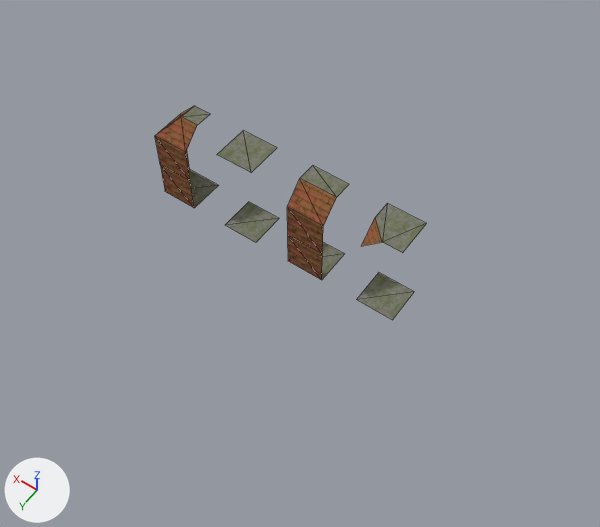
Before and after pictures for a commit that changed the glTF model Assets/tileset.glb.
The view is the same before and after, from a camera (50 mm lens) standing at (-7.1, 10.63, 16.1) and looking at (-0.09, 0.82, 0.68). Every picture has the same lights, and +X, +Y and +Z are marked at lower left. Mesh edges are drawn as thin lines.

The older version as bpy lines, for what is in view:
```python
me_plane = bpy.data.meshes.new('Plane')
me_plane.from_pydata(...)  # 12 vertices, 10 faces; spans x -0.5..0.5, y -0.5..0.5, z 0.0..2.5
me_plane.materials.append(mat_material_001)
me_plane_002 = bpy.data.meshes.new('Plane.002')
me_plane_002.from_pydata(...)  # 8 vertices, 4 faces; spans x -0.5..0.5, y -0.5..0.5, z 0.0..2.5
me_plane_002.materials.append(mat_material_001)
me_plane_004 = bpy.data.meshes.new('Plane.004')
me_plane_004.from_pydata(...)  # 10 vertices, 6 faces; spans x -0.5..0.5, y -0.5..0.5, z 0.0..2.5
me_plane_004.materials.append(mat_material_001)
ob_corner_out_col = bpy.data.objects.new('corner-out-col', me_plane_004)
ob_corner_out_col.location = (-2.0, 0.0, 0.0)
ob_floor_col = bpy.data.objects.new('floor-col', me_plane_002)
ob_floor_col.location = (2.0, 0.0, 0.0)
ob_wall_col = bpy.data.objects.new('wall-col', me_plane)
ob_wall_col.location = (0.0, 0.0, 0.0)
# also in view: 'corner-in-col' at (4.0, 0.0, 1.25)
```
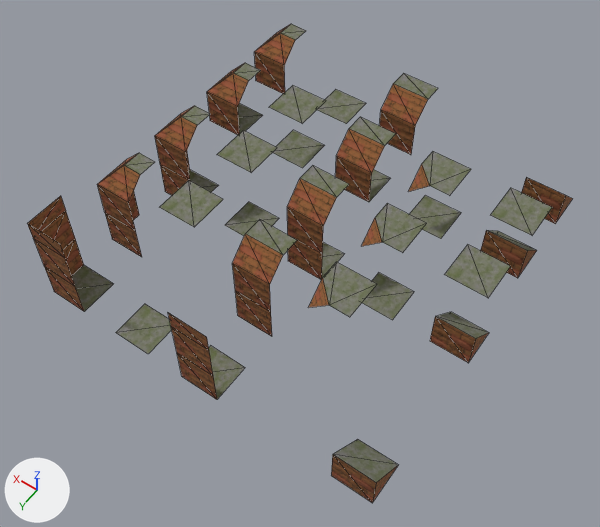
What differs and where, as boxes (x1, y1, x2, y2) in the pictures (600 x 527 px):
'corner-in-no-ceiling-col', added: after (27, 196, 113, 312)
'wall-no-floor-col', added: after (232, 219, 297, 337)
'ramp-col', added: after (430, 245, 510, 363)
'wall-elevated-col', added: after (335, 117, 395, 202)
'wall-no-ceiling-col', added: after (168, 313, 245, 400)
'ramp-elevated-col', added: after (480, 188, 552, 278)
'corner-in-no-floor-col', added: after (97, 153, 155, 257)
'corner-out-elevated-col', added: after (408, 151, 471, 239)
'wall-elevated-no-floor-col', added: after (379, 73, 438, 155)
'ramp-no-ceiling-col', added: after (331, 439, 398, 503)
'corner-in-elevated-col', added: after (207, 63, 262, 135)
'floor-elevated-col', added: after (269, 86, 325, 168)
'corner-out-no-floor-col', added: after (308, 262, 377, 317)
'corner-in-elevated-no-floor-col', added: after (254, 24, 306, 94)
'ceiling-no-floor-col', added: after (159, 180, 223, 227)
'floor-no-ceiling-col', added: after (116, 304, 172, 354)
'ramp-elevated-no-ceiling-col', added: after (521, 177, 572, 224)
'floor-no-ceiling-elevated-col', added: after (317, 90, 366, 124)

What changed in the scene script:
```text
Add mat_material_002:
    mat_material_002 = bpy.data.materials.new('Material.002')
    # uses the picture img_atlas
    # uses the picture img_atlas_n
Add ob_corner_in_elevated_no_floor_col:
    ob_corner_in_elevated_no_floor_col = bpy.data.objects.new('corner-in-elevated-no-floor-col', me_plane_029)  # 10 vertices, 10 faces; spans x -0.5..0.5, y -0.5..0.5, z 1.0..2.5
    ob_corner_in_elevated_no_floor_col.location = (4.0, -4.0, 0.0)
Add ob_corner_in_elevated_col:
    ob_corner_in_elevated_col = bpy.data.objects.new('corner-in-elevated-col', me_plane_028)  # 11 vertices, 12 faces; spans x -0.5..0.5, y -0.5..0.5, z 1.0..2.5
    ob_corner_in_elevated_col.location = (4.0, -2.0, 0.0)
Add ob_corner_in_no_ceiling_col:
    ob_corner_in_no_ceiling_col = bpy.data.objects.new('corner-in-no-ceiling-col', me_plane_027)  # 13 vertices, 14 faces; spans x -0.5..0.5, y -0.5..0.5, z 0.0..2.5
    ob_corner_in_no_ceiling_col.location = (4.0, 4.0, 0.0)
Add ob_corner_in_no_floor_col:
    ob_corner_in_no_floor_col = bpy.data.objects.new('corner-in-no-floor-col', me_plane_026)  # 13 vertices, 14 faces; spans x -0.5..0.5, y -0.5..0.5, z 0.0..2.5
    ob_corner_in_no_floor_col.location = (4.0, 2.0, 0.0)
Add ob_ramp_elevated_no_ceiling_col:
    ob_ramp_elevated_no_ceiling_col = bpy.data.objects.new('ramp-elevated-no-ceiling-col', me_plane_025)  # 6 vertices, 6 faces; spans x -0.5..0.5, y -0.5..0.5, z 1.0..2.0
    ob_ramp_elevated_no_ceiling_col.location = (-4.0, -4.0, 0.0)
Add ob_ramp_elevated_col:
    ob_ramp_elevated_col = bpy.data.objects.new('ramp-elevated-col', me_plane_024)  # 10 vertices, 8 faces; spans x -0.5..0.5, y -0.5..0.5, z 1.0..2.5
    ob_ramp_elevated_col.location = (-4.0, -2.0, 0.0)
Add ob_ramp_no_ceiling_col:
    ob_ramp_no_ceiling_col = bpy.data.objects.new('ramp-no-ceiling-col', me_plane_023)  # 6 vertices, 6 faces; spans x -0.5..0.5, y -0.5..0.5, z 0.0..1.0
    ob_ramp_no_ceiling_col.location = (-4.0, 4.0, 0.0)
Add ob_corner_out_elevated_col:
    ob_corner_out_elevated_col = bpy.data.objects.new('corner-out-elevated-col', me_plane_019)  # 10 vertices, 6 faces; spans x -0.5..0.5, y -0.5..0.5, z 1.0..2.5
    ob_corner_out_elevated_col.location = (-2.0, -2.0, 0.0)
Add ob_corner_out_no_floor_col:
    ob_corner_out_no_floor_col = bpy.data.objects.new('corner-out-no-floor-col', me_plane_017)  # 6 vertices, 4 faces; spans x -0.5..0.5, y -0.5..0.5, z 2.0..2.5
    ob_corner_out_no_floor_col.location = (-2.0, 2.0, 0.0)
Add ob_wall_elevated_no_floor_col:
    ob_wall_elevated_no_floor_col = bpy.data.objects.new('wall-elevated-no-floor-col', me_plane_016)  # 8 vertices, 6 faces; spans x -0.5..0.5, y -0.5..0.5, z 1.0..2.5
    ob_wall_elevated_no_floor_col.location = (0.0, -4.0, 0.0)
Add ob_wall_elevated_col:
    ob_wall_elevated_col = bpy.data.objects.new('wall-elevated-col', me_plane_015)  # 10 vertices, 8 faces; spans x -0.5..0.5, y -0.5..0.5, z 1.0..2.5
    ob_wall_elevated_col.location = (0.0, -2.0, 0.0)
Add ob_wall_no_ceiling_col:
    ob_wall_no_ceiling_col = bpy.data.objects.new('wall-no-ceiling-col', me_plane_014)  # 10 vertices, 8 faces; spans x -0.5..0.5, y -0.5..0.5, z 0.0..2.5
    ob_wall_no_ceiling_col.location = (0.0, 4.0, 0.0)
Add ob_wall_no_floor_col:
    ob_wall_no_floor_col = bpy.data.objects.new('wall-no-floor-col', me_plane_013)  # 10 vertices, 8 faces; spans x -0.5..0.5, y -0.5..0.5, z 0.0..2.5
    ob_wall_no_floor_col.location = (0.0, 2.0, 0.0)
Add ob_floor_elevated_col:
    ob_floor_elevated_col = bpy.data.objects.new('floor-elevated-col', me_plane_010)  # 8 vertices, 4 faces; spans x -0.5..0.5, y -0.5..0.5, z 1.0..2.5
    ob_floor_elevated_col.location = (2.0, -2.0, 0.0)
Add ob_floor_no_ceiling_elevated_col:
    ob_floor_no_ceiling_elevated_col = bpy.data.objects.new('floor-no-ceiling-elevated-col', me_plane_009)  # 4 vertices, 2 faces; spans x -0.5..0.5, y -0.5..0.5, z 1.0
    ob_floor_no_ceiling_elevated_col.location = (2.0, -4.0, 0.0)
Add ob_ramp_col:
    ob_ramp_col = bpy.data.objects.new('ramp-col', me_plane_008)  # 10 vertices, 8 faces; spans x -0.5..0.5, y -0.5..0.5, z 0.0..2.5
    ob_ramp_col.location = (-4.0, 0.0, 0.0)
Add ob_ceiling_no_floor_col:
    ob_ceiling_no_floor_col = bpy.data.objects.new('ceiling-no-floor-col', me_plane_005)  # 4 vertices, 2 faces; spans x -0.5..0.5, y -0.5..0.5, z 2.5
    ob_ceiling_no_floor_col.location = (2.0, 2.0, 0.0)
Add ob_floor_no_ceiling_col:
    ob_floor_no_ceiling_col = bpy.data.objects.new('floor-no-ceiling-col', me_plane_003)  # 4 vertices, 2 faces; spans x -0.5..0.5, y -0.5..0.5, z 0.0
    ob_floor_no_ceiling_col.location = (2.0, 4.0, 0.0)
```
